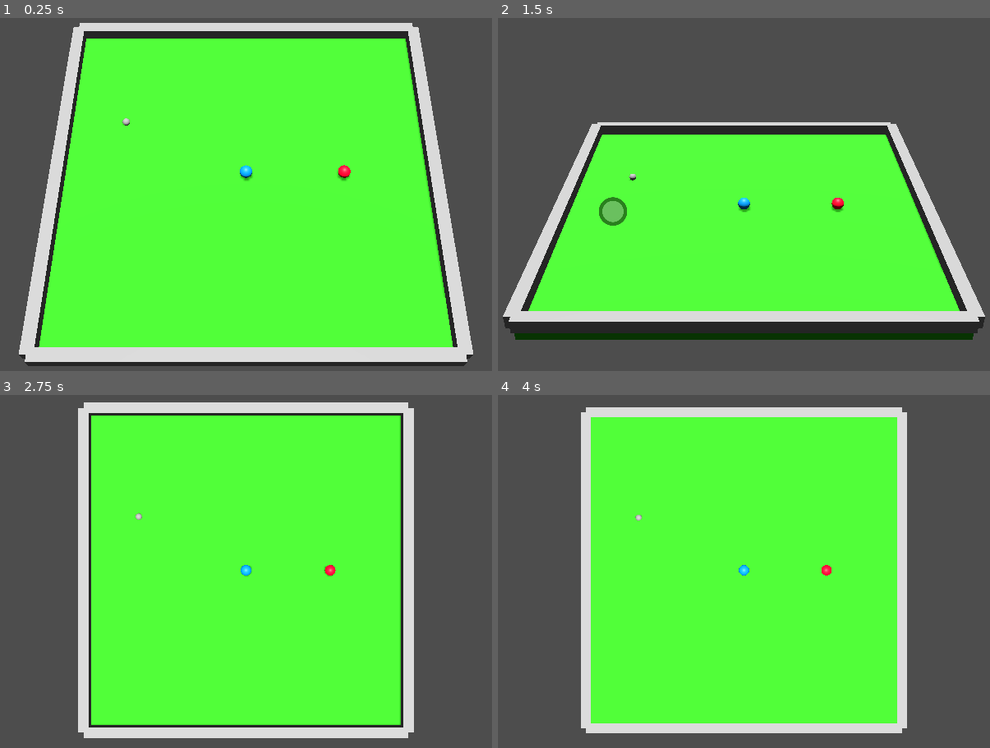
Above: before the commit, frames 1-4 (two rows, left to right).
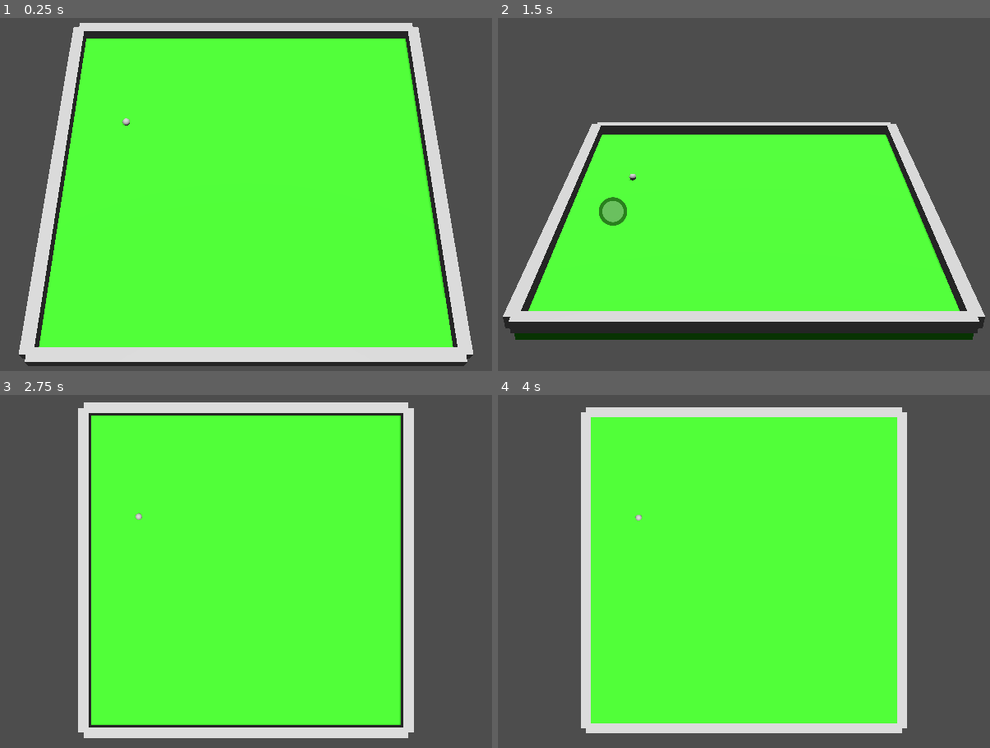
Above: after the commit, the same moments.

Repository: JakubBraz/rust_ball
Game: Godot game, scene res://main_scene.tscn
The game is run twice, just before and just after one commit, with the same random seed, the same clock (stepped at 60 frames per second) and the same inputs.
Inputs (mouse positions are in pixels of both pictures, inside the frame that each line leads up to):
- Up to frame 1 (0.25 s): no input
- Up to frame 2 (1.5 s): tap Enter at 0.5 s; move the mouse to (886, 173) at 0.52 s; hold Right (ui_right) 0.53-1.28 s; hold 1 0.53-1.28 s; click (886, 173) at 0.67 s; tap Space (ui_select) at 0.77, 1.25 s; move the mouse to (611, 212) at 1.27 s; hold Down (ui_down) from 1.28 s (still down); tap 2 at 1.35 s; click (611, 212) at 1.42 s
- Up to frame 3 (2.75 s): tap Space (ui_select) at 1.52 s; tap Enter at 2 s; move the mouse to (309, 490) at 2.02 s; release Down (ui_down) at 2.03 s; hold Right (ui_right) from 2.03 s (still down); hold 3 from 2.03 s (still down); click (309, 490) at 2.17 s
- Up to frame 4 (4 s): tap Space (ui_select) at 2.75, 3.02, 3.77 s; move the mouse to (709, 645) at 2.77 s; release Right (ui_right) at 2.78 s; release 3 at 2.78 s; hold Up (ui_up) 2.78-3.53 s; tap 4 at 2.85 s; click (709, 645) at 2.92 s; tap Enter at 3.5 s; move the mouse to (940, 624) at 3.52 s; hold Left (ui_left) from 3.53 s (still down); hold 5 from 3.53 s (still down); click (940, 624) at 3.67 s

The runs differ from the first frame. In frame 1, 0.2% of the frame differs, in the area x 48-72%, y 41-47%; in frame 2, 0.2%; in frame 3, 0.1%; in frame 4, 0.1%.

Commit message:
random player

Diff:
--- a/game/main_scene.gd
+++ b/game/main_scene.gd
@@ -11,12 +11,17 @@
 var message_id = 0
 var global_values
 
+var is_left = false
+
 # Called when the node enters the scene tree for the first time.
 func _ready():
 	print("position: ", $player.position)
 	print("position: ", $ball.position)
 	global_values = get_node("/root/GlobalValues")
 	print(global_values.player_id)
+
+	$player.visible = false
+	$player2.visible = false
 
 func _process(delta):
 	#if Input.is_action_pressed("ui_left"):
@@ -36,7 +41,9 @@
 		$vector_container.scale = Vector3(len * TOUCH_SCALLING, 1, 1)
 		#$vector_container.scale = Vector3(MAX_TOUCH_LEN_GAME, 1, 1)
 		$vector_container.rotation = Vector3(0, -touch_vec.angle(), 0)
-		$vector_container.position = $player.position
+		var vec_pos = $player.position if is_left else $player2.position
+		print("Is LEFT??? ", is_left)
+		$vector_container.position = vec_pos
 
 		var d = (prev_touch - pos).length()
 		#print("distance", d)
@@ -60,9 +67,23 @@
 		var player2_y = p.decode_float(36);
 		var ball_x = p.decode_float(8);
 		var ball_y = p.decode_float(12);
+		var flags = p.decode_u8(54);
+
+		is_left = (0x80 & flags) != 0;
 		#print([player_x, player_y, player_r, ball_x, ball_y, ball_r])
-		$player.position = Vector3(player_x, $player.position[1], player_y)
-		$player2.position = Vector3(player2_x, $player2.position[1], player2_y)
+
+		if player_x == 0.0 and player_y == 0.0:
+			$player.visible = false
+		else:
+			$player.visible = true
+			$player.position = Vector3(player_x, $player.position[1], player_y)
+
+		if player2_x == 0.0 and player2_y == 0.0:
+			$player2.visible = false
+		else:
+			$player2.visible = true
+			$player2.position = Vector3(player2_x, $player2.position[1], player2_y)
+
 		$ball.position = Vector3(ball_x, $ball.position[1], ball_y)
 
 
Not shown, changed: rust/game_logic/src/game_packet.rs
Not shown, changed: rust/game_logic/src/game_state.rs
Not shown, changed: rust/game_logic/src/players_state.rs
